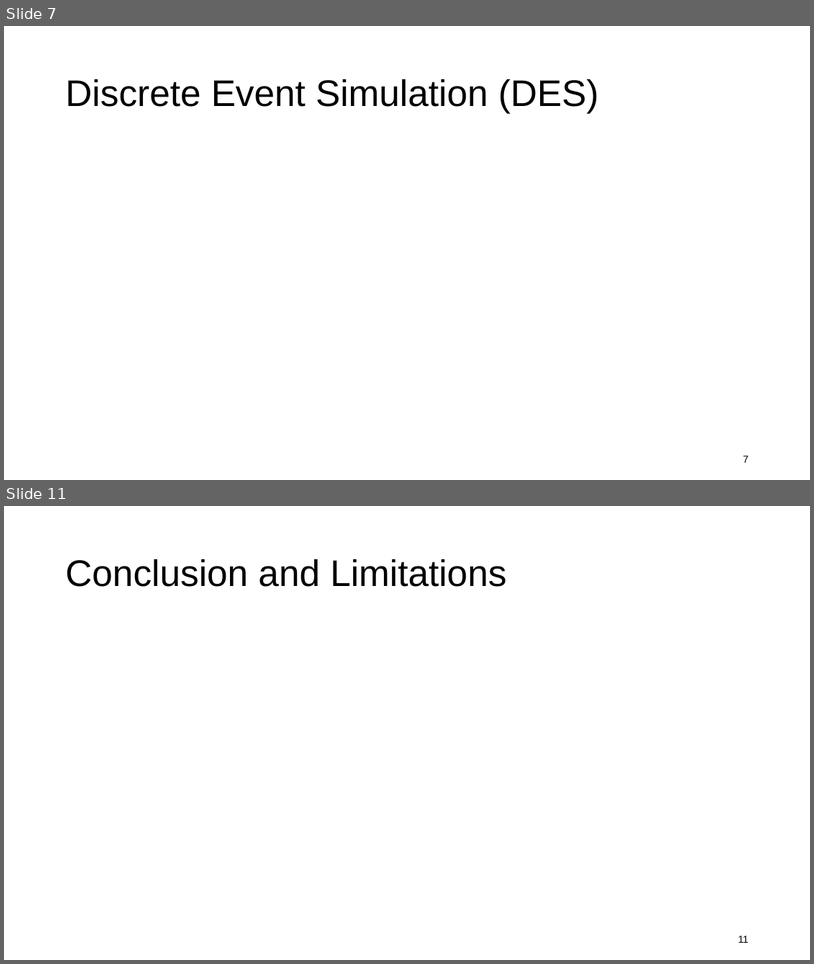
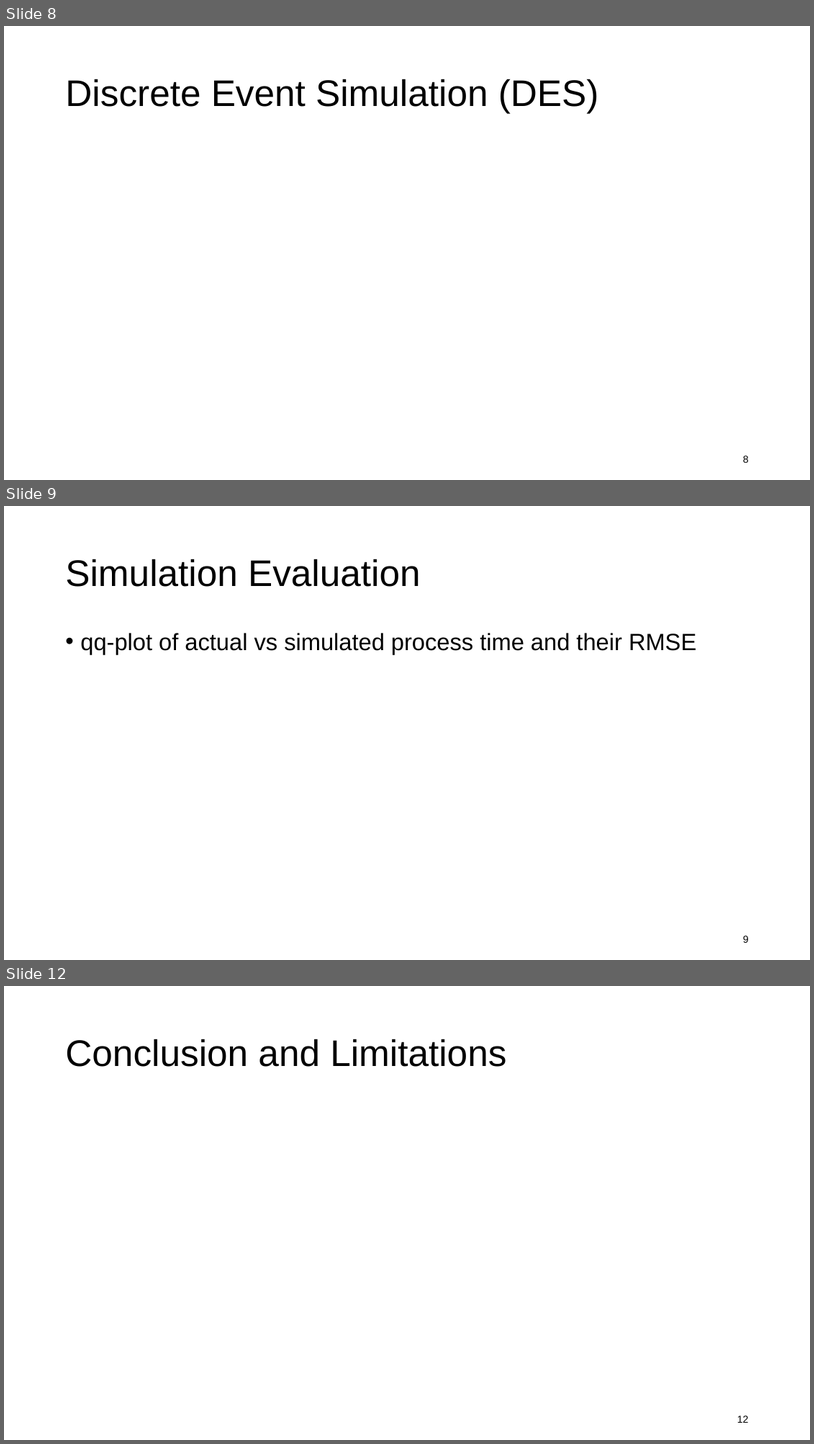
Before and after one commit to kawin7538/ds_hospital_project, a slide deck: memo_presentation/memo.pptx. Shown one above the other, each under a label of ours: slides 7 and 11 before the commit, slides 8, 9 and 12 after it; the slides between them are not shown. The pictures are 814x964 and 814x1444 pixels, drawn with LibreOffice and Linux fonts; fonts in the diff are those of the drawing; grey boxes stand for pictures. Boxes give left, top, right and bottom in pixels: in the first picture for what was removed or moved away, otherwise in the second. Text is boxed around its words. In the diff, an @@ line names an element or a change of style, - is before the commit and + after.

```diff
--- a/memo_presentation/memo.pptx
+++ b/memo_presentation/memo.pptx
@@ slide 9 added at (x1=4, y1=506, x2=810, y2=960), background #FFFFFF @@
@@ title added at (x1=65, y1=559, x2=421, y2=587), 44 pt, text #000000 @@
+Simulation Evaluation
@@ text added at (x1=80, y1=633, x2=697, y2=654), 28 pt, text #000000 @@
+• qq-plot of actual vs simulated process time and their RMSE
@@ page number added at (x1=743, y1=935, x2=749, y2=942), 12 pt, text #000000 @@
+9
@@ what was slide 7 is now slide 8 @@
@@ page number at (x1=743, y1=455, x2=749, y2=462): text changed @@
-7
+8
@@ what was slide 11 is now slide 12 @@
@@ page number at (x1=738, y1=1415, x2=749, y2=1422): text changed @@
-11
+12
```
Also in this commit, not shown: 10 slides changed, 2 other slides added, 1 slide removed, 3 other files.
